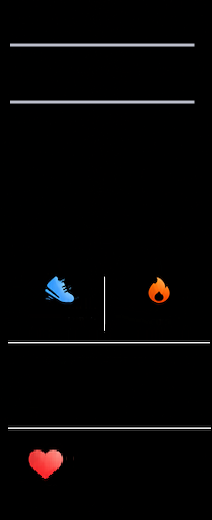
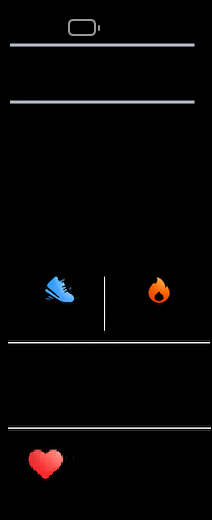
Comparing the layer stacks of the two w=212, h=520 images. Changes:
added layer "img_0002.png" above "img_0000.png copy #5" over [68, 19, 100, 36]
